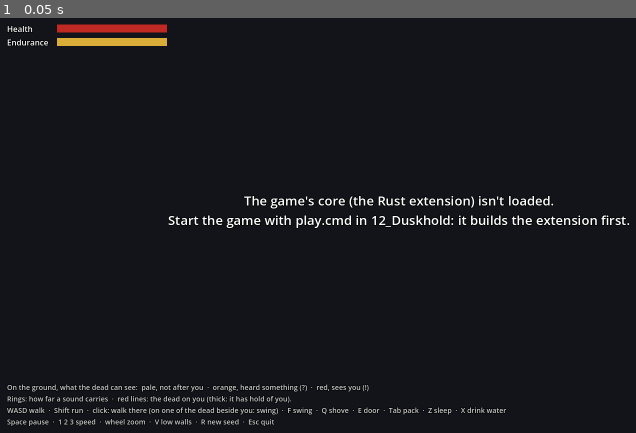
Above: before the commit, frame 1.
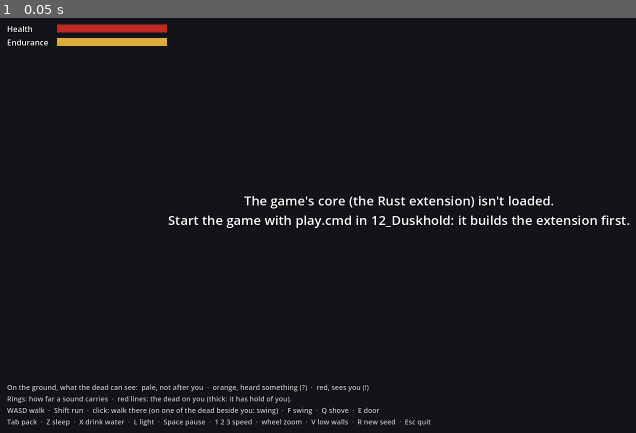
Above: after the commit, the same moment.

Repository: Mossenheimen/Duskhold
Game: Godot game, scene res://main.tscn
Two runs of this game, one before a commit and one after it. Both use one fixed random seed, a clock stepped at 60 frames per second and the inputs below.
Inputs:
- Up to frame 1 (0.05 s): no input

The runs differ from the first frame. In frame 1, 0.6% of the frame differs, in the area x 1-80%, y 93-99%.

Commit message:
Duskhold: day and night, light and the field of view (build step 5, slice 5)
The sky's light follows the clock, sight scales with light, torches and
candles are held up in the off hand and burn down, the dead are faster at
night, and the character sees through a 160-degree cone with a fog of war
drawn in one full-screen pass.

Co-Authored-By: Claude Opus 5.5 <noreply@anthropic.com>

Diff:
--- a/client/bag.gd
+++ b/client/bag.gd
@@ -9,6 +9,7 @@
 const BANDAGE := 2
 const FOOD := 3
 const DRINK := 4
+const LIGHT := 5
 
 var _dusk: Node
 var _names := PackedStringArray()
@@ -64,10 +65,11 @@
 	var hands: PackedInt32Array = _dusk.character_hands()
 	var items: PackedInt32Array = _dusk.character_items()
 	var carried: PackedInt32Array = _dusk.character_load()
-	var pack := [hands, items, carried]
+	var light: PackedInt32Array = _dusk.character_light()
+	var pack := [hands, items, carried, light]
 	if pack != _shown_pack:
 		_shown_pack = pack
-		_draw_pack(hands, items, carried)
+		_draw_pack(hands, items, carried, light)
 	var reach: PackedInt32Array = _dusk.stores_in_reach()
 	var water: bool = _dusk.water_in_reach()
 	if reach != _shown_reach or water != _shown_water:
@@ -78,7 +80,8 @@
 		_take_next(reach)
 
 
-func _draw_pack(hands: PackedInt32Array, items: PackedInt32Array, carried: PackedInt32Array) -> void:
+func _draw_pack(hands: PackedInt32Array, items: PackedInt32Array, carried: PackedInt32Array,
+		light: PackedInt32Array) -> void:
 	for child in _pack.get_children():
 		child.queue_free()
 	if carried.size() < 2:
@@ -93,12 +96,18 @@
 		_button(row, "Put away", func() -> void: _dusk.unwield())
 	else:
 		_line(_pack, "In hand: nothing (bare fists)", 15)
+	if light.size() >= 2:
+		var row := _row(_pack, "Held up: %s, lit (%d%% left)" % [_name(light[0]), roundi(light[1] / 10.0)])
+		_button(row, "Put out", func() -> void: _dusk.douse())
 	var slot := -1
 	for i in range(0, items.size(), 3):
 		slot += 1
 		var def := items[i]
 		var count := items[i + 1]
-		var row := _row(_pack, _describe(def, count))
+		var label := _describe(def, count)
+		if _kind(def) == LIGHT and items[i + 2] < 1000:
+			label += "  ·  %d%% left" % roundi(items[i + 2] / 10.0)  # a part-burnt light
+		var row := _row(_pack, label)
 		match _kind(def):
 			WEAPON:
 				_button(row, "Wield", func() -> void: _dusk.wield(slot, def))
@@ -108,6 +117,8 @@
 				_button(row, "Eat", func() -> void: _dusk.use_item(slot, def))
 			DRINK:
 				_button(row, "Drink", func() -> void: _dusk.use_item(slot, def))
+			LIGHT:
+				_button(row, "Light", func() -> void: _dusk.light(slot, def))
 		_button(row, "Drop", func() -> void: _dusk.drop_item(slot, def))
 
 
--- a/client/hud.gd
+++ b/client/hud.gd
@@ -6,7 +6,7 @@
 const LINE_LIFE := 6.0  # seconds a line of news stays
 const FLASH_LIFE := 0.6
 
-const CONTROLS := "WASD walk  ·  Shift run  ·  click: walk there (on one of the dead beside you: swing)  ·  F swing  ·  Q shove  ·  E door  ·  Tab pack  ·  Z sleep  ·  X drink water\nSpace pause  ·  1 2 3 speed  ·  wheel zoom  ·  V low walls  ·  R new seed  ·  Esc quit"
+const CONTROLS := "WASD walk  ·  Shift run  ·  click: walk there (on one of the dead beside you: swing)  ·  F swing  ·  Q shove  ·  E door\nTab pack  ·  Z sleep  ·  X drink water  ·  L light  ·  Space pause  ·  1 2 3 speed  ·  wheel zoom  ·  V low walls  ·  R new seed  ·  Esc quit"
 const LEGEND := "On the ground, what the dead can see:  pale, not after you  ·  orange, heard something (?)  ·  red, sees you (!)\nRings: how far a sound carries  ·  red lines: the dead on you (thick: it has hold of you)."
 
 ## The moodles, by DuskWorld.character_moodles() code: a name for each level, what it does to
@@ -108,7 +108,7 @@
 
 ## The seed, the clock (DuskWorld.clock()), the speed dial (1, 2, 5; more while you sleep).
 func show_state(world_seed: int, clock: PackedInt32Array, speed: int, paused: bool) -> void:
-	_state.text = "DUSKHOLD  ·  build step 5: needs\n%s  ·  Seed %d  ·  %d×" % [
+	_state.text = "DUSKHOLD  ·  build step 5: day and night\n%s  ·  Seed %d  ·  %d×" % [
 		time_of_day(clock), world_seed, speed]
 	_paused.visible = paused
 
--- a/client/main.gd
+++ b/client/main.gd
@@ -10,7 +10,8 @@
 ## start; --zoom=N; --speed=N the speed dial; --data=PATH another data folder (a mod, a test);
 ## --shot=PATH save a picture after --shot-after=SECONDS (default 3) and quit;
 ## --do=S:ACTION,... press swing, shove, door, struggle, drop (the first thing in the pack),
-## sleep or drink (from water) S real seconds in; --news print the news too (for --headless).
+## sleep, drink (from water) or light S real seconds in; --news print the news too (for
+## --headless); --hour=H start at that hour of the day.
 
 const MapView = preload("res://map_view.gd")
 const ActorView = preload("res://actor_view.gd")
@@ -57,9 +58,17 @@
 const DRANK_WATER := 24
 const FELL_ASLEEP := 25
 const WOKE := 26
+const LIT := 27
+const DOUSED := 28
+const BURNT_OUT := 29
+const NIGHTFALL := 30
+const DAYBREAK := 31
 ## What your own timed actions are called, by DuskWorld.actor_actions() kind (5 on).
 const DOING := {5: "Struggling", 6: "Taking", 7: "Dropping", 8: "Bandaging", 9: "Taking it in hand",
-	10: "Putting it away", 11: "Lying down", 12: "Drinking", 13: "Eating", 14: "Drinking"}
+	10: "Putting it away", 11: "Lying down", 12: "Drinking", 13: "Eating", 14: "Drinking",
+	15: "Lighting it", 16: "Putting it out"}
+## A light, by DuskWorld.item_kinds().
+const LIGHT_KIND := 5
 ## Moodles (DuskWorld.character_moodles()) the client acts on.
 const HUNGRY := 0
 const THIRSTY := 1
@@ -82,6 +91,10 @@
 var hud: Hud
 var camera: Camera3D
 var cursor: MeshInstance3D
+var sun: DirectionalLight3D
+var sky: Environment
+var torch: OmniLight3D  # the light you hold up, drawn as a real light with shadows
+var seen := PackedByteArray()  # per actor, whether you see it (DuskWorld.actor_seen())
 var actors: Array = []  # an ActorView per actor, in the core's order
 var me := -1  # the character's index in the actor arrays
 var town_seed := 1
@@ -107,6 +120,7 @@
 var shot_after := 3.0
 var start_speed := 1.0
 var print_news := false  # --news
+var start_hour := -1  # --hour: -1 for the data's
 var data_dir := ""  # --data: another data folder (a mod, or a test)
 var walk_at := Vector2i(-1, -1)
 var played := 0.0
@@ -127,6 +141,7 @@
 	dusk = ClassDB.instantiate("DuskWorld")
 	dusk.process_priority = -1  # tick the world before this script draws it
 	dusk.data_dir = data_dir
+	dusk.start_hour = start_hour
 	add_child(dusk)
 	map_view = MapView.new()
 	add_child(map_view)
@@ -199,6 +214,9 @@
 	if tick != last_tick:
 		last_tick = tick
 		map_view.show_watched(dusk.watched())
+		map_view.show_view(dusk.view_tiles())
+	_light_the_sky(dusk.daylight())
+	_hold_up_light()
 	_move_camera(delta)
 	map_view.update(focus)
 	_move_cursor()
@@ -262,6 +280,8 @@
 			dusk.drink_water()
 		else:
 			hud.say("There's no water within reach.")
+	elif event.is_action_pressed("light") and not dead:
+		_light_or_douse()
 	elif event.is_action_pressed("pause"):
 		dusk.paused = not dusk.paused
 	elif event.is_action_pressed("speed_1"):
@@ -358,14 +378,17 @@
 	var alert: PackedInt32Array = dusk.actor_alert()
 	var states: PackedInt32Array = dusk.actor_states()
 	var actions: PackedInt32Array = dusk.actor_actions()
+	seen = dusk.actor_seen()
 	for i in actors.size():
+		# What you don't see isn't drawn (CONCEPT.md: never a live monster you can't see).
+		actors[i].visible = _seen(i)
 		actors[i].position = Vector3(where[i].x + 0.5, 0.0, where[i].y + 0.5)
 		actors[i].face(facing[i], delta)
 		actors[i].show_alert(alert[i], delta)
 		# Leaning in while a swing winds up: the tell, on the body as well as the ground.
 		var swinging := actions[i * 4] == 1 and actions[i * 4 + 1] < 1000
 		actors[i].show_pose(states[i], actions[i * 4 + 1] / 1000.0 if swinging else -1.0, delta)
-	tells.show_actions(actions, me)
+	tells.show_actions(actions, me, seen)
 	var drawn := []
 	for view in actors:
 		drawn.append(view.position)
@@ -382,9 +405,10 @@
 		var extra := events[i + 5]
 		match events[i]:
 			HEARD:
-				hud.say("A shambler heard something.")
+				if _seen(who):
+					hud.say("A shambler heard something.")
 			SAW:
-				hud.say("A shambler saw you!")
+				hud.say("A shambler saw you!" if _seen(who) else "Something has seen you.")
 			NO_WAY:
 				if who == me:
 					hud.say("There's no way there.")
@@ -470,6 +494,19 @@
 			WOKE:
 				if who == me and extra >= 0 and extra < WOKE_BY.size():
 					hud.say(WOKE_BY[extra])
+			LIT:
+				if who == me:
+					hud.say("You lit the %s and held it up." % _item_name(extra))
+			DOUSED:
+				if who == me:
+					hud.say("You put out the %s." % _item_name(extra))
+			BURNT_OUT:
+				if who == me:
+					hud.say("Your %s burnt out." % _item_name(extra))
+			NIGHTFALL:
+				hud.say("The sun is going down. Night is coming.")
+			DAYBREAK:
+				hud.say("The sky is lightening. Dawn is coming.")
 
 
 ## Whether actor `i` stands beside you.
@@ -541,25 +578,28 @@
 	camera.far = 200.0
 	add_child(camera)
 
-	var sun := DirectionalLight3D.new()
+	sun = DirectionalLight3D.new()
 	sun.rotation_degrees = Vector3(-55.0, -35.0, 0.0)  # from the south-west: shadows fall up-right
-	sun.light_color = Color(1.0, 0.94, 0.84)
-	sun.light_energy = 1.1
 	sun.shadow_enabled = true
 	sun.directional_shadow_mode = DirectionalLight3D.SHADOW_ORTHOGONAL
 	sun.directional_shadow_max_distance = 90.0
 	add_child(sun)
 
-	var sky := Environment.new()
+	sky = Environment.new()
 	sky.background_mode = Environment.BG_COLOR
-	sky.background_color = Color(0.07, 0.08, 0.1)
 	sky.ambient_light_source = Environment.AMBIENT_SOURCE_COLOR
-	sky.ambient_light_color = Color(0.58, 0.63, 0.72)
-	sky.ambient_light_energy = 0.6
 	sky.tonemap_mode = Environment.TONE_MAPPER_FILMIC
 	var world_environment := WorldEnvironment.new()
 	world_environment.environment = sky
 	add_child(world_environment)
+	_light_the_sky(100)
+
+	torch = OmniLight3D.new()
+	torch.light_color = Color(1.0, 0.72, 0.42)
+	torch.shadow_enabled = true
+	torch.omni_attenuation = 1.2
+	torch.visible = false
+	add_child(torch)
 
 	var square := PlaneMesh.new()
 	square.size = Vector2.ONE
@@ -570,6 +610,53 @@
 	cursor.material_override = outline
 	cursor.cast_shadow = GeometryInstance3D.SHADOW_CASTING_SETTING_OFF
 	add_child(cursor)
+
+
+## The sun, the sky's light and the background follow the core's daylight (DuskWorld.daylight(),
+## out of 100): a low blue moon at night, warm near dusk and dawn, white by day. Only the look:
+## what you can see is the core's view.
+func _light_the_sky(daylight: int) -> void:
+	var t := clampf(daylight / 100.0, 0.0, 1.0)
+	var warm := clampf(1.0 - absf(t - 0.6) / 0.3, 0.0, 1.0)  # dusk and dawn
+	sun.light_energy = lerpf(0.06, 1.1, t * t)
+	sun.light_color = Color(0.55, 0.62, 0.95).lerp(Color(1.0, 0.94, 0.84), t).lerp(
+		Color(1.0, 0.62, 0.36), warm * 0.55)
+	sky.ambient_light_energy = lerpf(0.16, 0.6, t)
+	sky.ambient_light_color = Color(0.28, 0.33, 0.55).lerp(Color(0.58, 0.63, 0.72), t)
+	sky.background_color = Color(0.01, 0.012, 0.025).lerp(Color(0.07, 0.08, 0.1), t)
+
+
+## The light you hold up (DuskWorld.character_light()): a real light over your head, reaching
+## as far as the core's does, with a little flicker.
+func _hold_up_light() -> void:
+	var held: PackedInt32Array = dusk.character_light()
+	torch.visible = held.size() >= 3 and me >= 0 and not dead
+	if not torch.visible:
+		return
+	torch.omni_range = held[2] + 1.0
+	var now := Time.get_ticks_msec() / 1000.0
+	torch.light_energy = 3.0 * (1.0 + 0.06 * sin(now * 13.0) + 0.04 * sin(now * 31.0))
+	# In the hand on the camera's side, so it lights the body you see, not from inside it.
+	torch.position = actors[me].position + Vector3(0.35, 1.8, 0.35)
+
+
+## L: light the first torch or candle in your pack, or put out the one you hold up.
+func _light_or_douse() -> void:
+	if dusk.character_light().size() > 0:
+		dusk.douse()
+		return
+	var items: PackedInt32Array = dusk.character_items()
+	var kinds: PackedInt32Array = dusk.item_kinds()
+	for i in range(0, items.size() - 2, 3):
+		if items[i] < kinds.size() and kinds[items[i]] == LIGHT_KIND:
+			dusk.light(floori(i / 3.0), items[i])
+			return
+	hud.say("You have nothing to light.")
+
+
+## Whether you see actor `i` now.
+func _seen(i: int) -> bool:
+	return i >= 0 and i < seen.size() and seen[i] == 1
 
 
 ## The controls, as input actions on physical keys (so WASD is WASD on any keyboard layout).
@@ -589,6 +676,7 @@
 		"door": [KEY_E],
 		"sleep": [KEY_Z],
 		"drink": [KEY_X],
+		"light": [KEY_L],
 		"low_walls": [KEY_V],
 		"pack": [KEY_TAB],
 		"restart": [KEY_R],
@@ -628,6 +716,8 @@
 			shot_after = value.to_float()
 		elif arg == "--news":
 			print_news = true
+		elif arg.begins_with("--hour="):
+			start_hour = value.to_int()
 
 
 ## --shot: saves what's on the screen once the time has come, then quits.
@@ -664,6 +754,8 @@
 				_sleep_or_wake()
 			"drink":
 				dusk.drink_water()
+			"light":
+				_light_or_douse()
 
 
 ## Your own timed action: (its kind, how far through it is out of 1000), or (0, 0).
--- a/client/map_view.gd
+++ b/client/map_view.gd
@@ -1,7 +1,8 @@
 extends Node3D
 ## The map, a chunk at a time round the camera (chunk_view.gd draws each). Chunks are built
-## nearest first, a few a frame, and dropped once they're well out of view. Over the ground,
-## what the dead can see: their sight cones, tile by tile.
+## nearest first, a few a frame, and dropped once they're well out of view. Over it all, the fog
+## of war: what you don't see now is dim, and what you've never seen is black. Over the ground,
+## what the dead you see can see: their sight cones, tile by tile.
 
 const ChunkView = preload("res://chunk_view.gd")
 
@@ -22,6 +23,10 @@
 var _watched_image: Image
 var _watched_texture: ImageTexture
 var _overlay: MeshInstance3D
+var _fog_material := ShaderMaterial.new()
+var _view_image: Image
+var _view_texture: ImageTexture
+var _fog: MeshInstance3D
 
 
 func _init() -> void:
@@ -34,9 +39,11 @@
 	plain.roughness = 0.95
 	_materials = {"cut_away": cut_away, "glass": glass, "plain": plain}
 	_watched_material.shader = preload("res://shaders/watched.gdshader")
+	_fog_material.shader = preload("res://shaders/fog_of_war.gdshader")
+	_fog_material.render_priority = Material.RENDER_PRIORITY_MIN  # before the cones and rings
 
 
-## Starts drawing a new world: no chunks yet (update() brings them in), and the overlay.
+## Starts drawing a new world: no chunks yet (update() brings them in), the fog and the overlay.
 func build(dusk: Node, low_walls: bool) -> void:
 	for view in _chunks.values():
 		view.queue_free()
@@ -47,6 +54,7 @@
 	_names = dusk.fixture_names()
 	map_size = dusk.map_size()
 	_build_watched()
+	_build_fog()
 
 
 ## Brings in the chunks round `focus` (a point in the world), nearest first, and lets the far
@@ -110,6 +118,31 @@
 	_watched_texture.update(_watched_image)
 
 
+## What you make out of the map, from DuskWorld.view_tiles().
+func show_view(tiles: PackedByteArray) -> void:
+	if tiles.size() != map_size.x * map_size.y:
+		return
+	_view_image.set_data(map_size.x, map_size.y, false, Image.FORMAT_R8, tiles)
+	_view_texture.update(_view_image)
+
+
+func _build_fog() -> void:
+	if _fog:
+		_fog.queue_free()
+	_view_image = Image.create_empty(map_size.x, map_size.y, false, Image.FORMAT_R8)
+	_view_texture = ImageTexture.create_from_image(_view_image)
+	_fog_material.set_shader_parameter("view", _view_texture)
+	_fog_material.set_shader_parameter("map_size", Vector2(map_size))
+	var quad := QuadMesh.new()
+	quad.size = Vector2(2.0, 2.0)
+	_fog = MeshInstance3D.new()
+	_fog.mesh = quad
+	_fog.material_override = _fog_material
+	_fog.cast_shadow = GeometryInstance3D.SHADOW_CASTING_SETTING_OFF
+	_fog.extra_cull_margin = 16384.0  # it covers the screen, wherever the camera looks
+	add_child(_fog)
+
+
 func _build_watched() -> void:
 	if _overlay:
 		_overlay.queue_free()
--- /dev/null
+++ b/client/shaders/fog_of_war.gdshader
@@ -0,0 +1,27 @@
+shader_type spatial;
+render_mode unshaded, fog_disabled, depth_test_disabled, depth_draw_never, cull_disabled, shadows_disabled;
+// The fog of war (CONCEPT.md: outside your sight you see what you remember, never a live monster),
+// as one pass over the whole screen, drawn before the other see-through things (render priority):
+// the sight cones, rings and tells go on top of it. Each pixel's tile comes from the depth buffer,
+// and DuskWorld.view_tiles() says whether it's seen now (as it is), remembered (dim and grey), or
+// never seen (black). Nothing here decides what's seen: the core did.
+
+uniform sampler2D screen_texture : hint_screen_texture, repeat_disable, filter_nearest;
+uniform sampler2D depth_texture : hint_depth_texture, repeat_disable, filter_nearest;
+uniform sampler2D view : filter_linear, repeat_disable;
+uniform vec2 map_size = vec2(32.0, 24.0);
+
+void vertex() {
+	POSITION = vec4(VERTEX.xy, 1.0, 1.0);  // the quad covers the screen
+}
+
+void fragment() {
+	float depth = texture(depth_texture, SCREEN_UV).r;
+	vec4 world = INV_VIEW_MATRIX * INV_PROJECTION_MATRIX * vec4(SCREEN_UV * 2.0 - 1.0, depth, 1.0);
+	vec2 tile = world.xz / world.w;
+	// 0 never seen, 1 remembered, 2 seen: bytes, which the texture reads as n / 255.
+	float seen = texture(view, tile / map_size).r * 255.0;
+	vec3 colour = texture(screen_texture, SCREEN_UV).rgb;
+	vec3 remembered = mix(colour, vec3(dot(colour, vec3(0.3, 0.59, 0.11))), 0.75) * 0.3;
+	ALBEDO = seen < 1.0 ? remembered * seen : mix(remembered, colour, seen - 1.0);
+}
--- a/client/tells.gd
+++ b/client/tells.gd
@@ -13,8 +13,9 @@
 	_material.shader = preload("res://shaders/tell.gdshader")
 
 
-## `actions` holds four numbers an actor (kind, wind-up per mille, x, y); `me` is your index.
-func show_actions(actions: PackedInt32Array, me: int) -> void:
+## `actions` holds four numbers an actor (kind, wind-up per mille, x, y); `me` is your index;
+## `seen` says which actors you see (a tell you can't see isn't drawn).
+func show_actions(actions: PackedInt32Array, me: int, seen: PackedByteArray) -> void:
 	var used := 0
 	var actor := -1
 	for i in range(0, actions.size(), 4):
@@ -23,6 +24,8 @@
 		var progress := actions[i + 1]
 		# Swings, shoves and blows on doors still winding up. Nothing else lands on a tile.
 		if kind not in [1, 2, 4] or progress >= 1000:
+			continue
+		if actor >= seen.size() or seen[actor] == 0:
 			continue
 		var mark := _mark(used)
 		used += 1
Not shown, added: client/shaders/fog_of_war.gdshader.uid
Not shown, changed: ARCHITECTURE.md
Not shown, changed: CLAUDE.md
Not shown, changed: crates/dusk-cli/src/main.rs
Not shown, changed: crates/dusk-core/src/actor.rs
Not shown, changed: crates/dusk-core/src/combat.rs
Not shown, changed: crates/dusk-core/src/items.rs
Not shown, changed: crates/dusk-core/src/lib.rs
Not shown, added: crates/dusk-core/src/light.rs
Not shown, added: crates/dusk-core/src/view.rs
Not shown, changed: crates/dusk-core/src/world.rs
Not shown, changed: crates/dusk-core/tests/items.rs
(and 6 more such lines)
